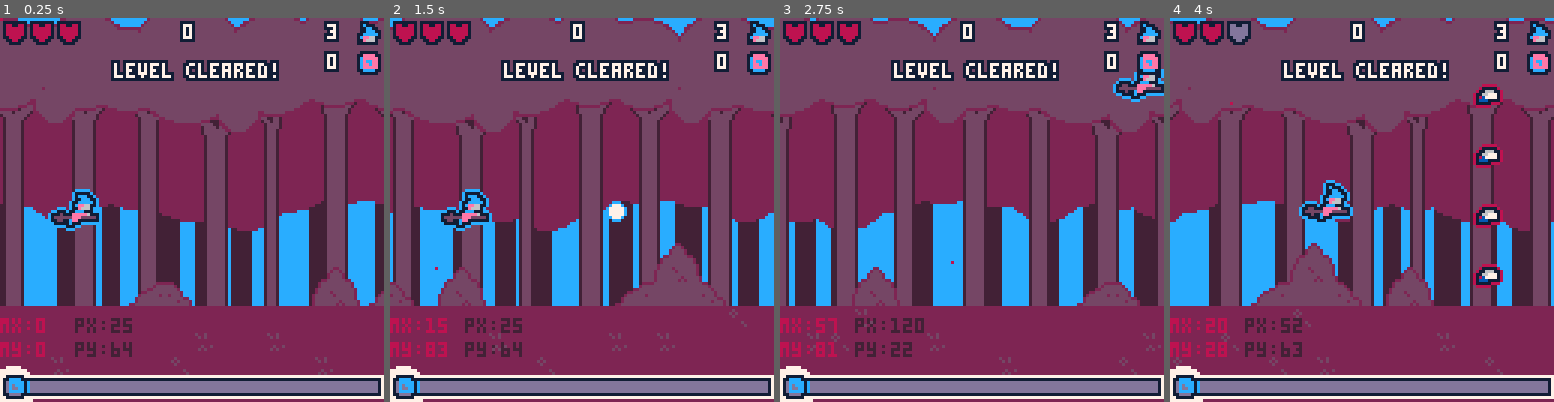
Above: before the commit, frames 1-4 (left to right).
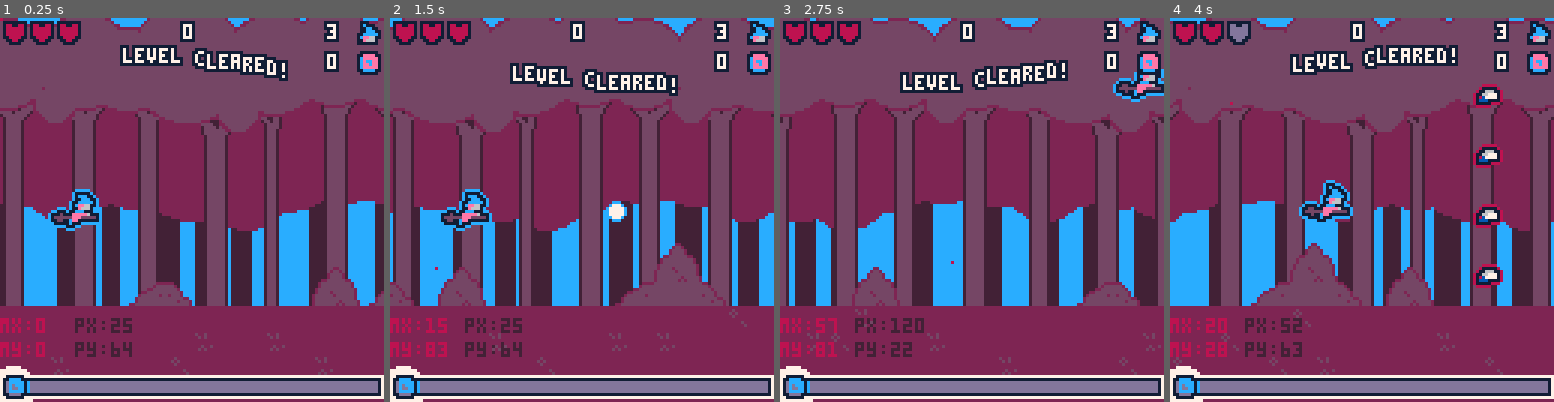
Above: after the commit, the same moments.

Repository: roseblack02/pico8-witch_blaster
Game: PICO-8 cartridge witch_blaster.p8
Same seed, same stepped clock (60 frames per second), same inputs: the game is played once before the commit and once after it.
Inputs (mouse positions are in pixels of both pictures, inside the frame that each line leads up to):
- Up to frame 1 (0.25 s): no input
- Up to frame 2 (1.5 s): tap X (X key) at 0.33, 1.07 s; click (670, 121) at 0.67 s; tap O (Z key) at 0.7 s; click (436, 267) at 1.22 s
- Up to frame 3 (2.75 s): hold Right 1.6-2.1 s; tap O (Z key) at 1.7, 2.1, 2.5 s; click (887, 114) at 1.77 s; tap X (X key) at 1.85 s; hold Up 2.15-2.42 s; click (952, 259) at 2.32 s; hold Right from 2.47 s (still down)
- Up to frame 4 (4 s): click (1404, 106) at 2.87 s; tap O (Z key) at 2.9, 3.3, 3.7 s; tap X (X key) at 2.97 s; release Right at 3.03 s; hold Left 3.08-3.58 s; click (1465, 256) at 3.42 s; hold Down 3.63-3.97 s; click (1231, 102) at 3.97 s

The runs differ from the first frame. In frame 1, 3.0% of the frame differs, in the area x 28-75%, y 7-17%; in frame 2, 2.8%; in frame 3, 2.5%; in frame 4, 3.2%.

Commit message:
added a waving text function and a counter for the waving text

Diff:
--- a/witch_blaster.p8
+++ b/witch_blaster.p8
@@ -9,6 +9,7 @@
 	map_speed,front_speed,back_speed=0.35,0.6,0.4
 	game_pal="trans"
 	blast_text=7
+	text_wave=0
 
 	--get level info from text file
 	#include levels.txt
@@ -269,6 +270,10 @@
 		level_clear=true
 	end
 
+	--wave text counter
+	if (text_wave>59) text_wave=0
+	text_wave+=1
+
 	--flash text
 	if frame>30 then
 		blast_text=7
@@ -352,7 +357,7 @@
 	if (player.e_level==116) outlined_text("blast 🅾️",48,112,blast_text,1)
 
 	--level clear screen
-	outlined_text("level cleared!",38,15,7,1)
+	waving_text("level cleared!",37,15,7,1)
 
 	--debug info
 	print("mx:"..mouse_x,0,100,8)
@@ -913,6 +918,13 @@
 
 	--text
 	print(text,x,y,colour)
+end
+
+--waving text with outline
+function waving_text(text,x,y,colour,outline)
+	for i=0,#text,1 do
+	  	outlined_text(sub(text,i,i),x+(i*4),y+sin((text_wave+i)/60)*5,colour,outline)
+	end
 end
 
 --create explosion particles
